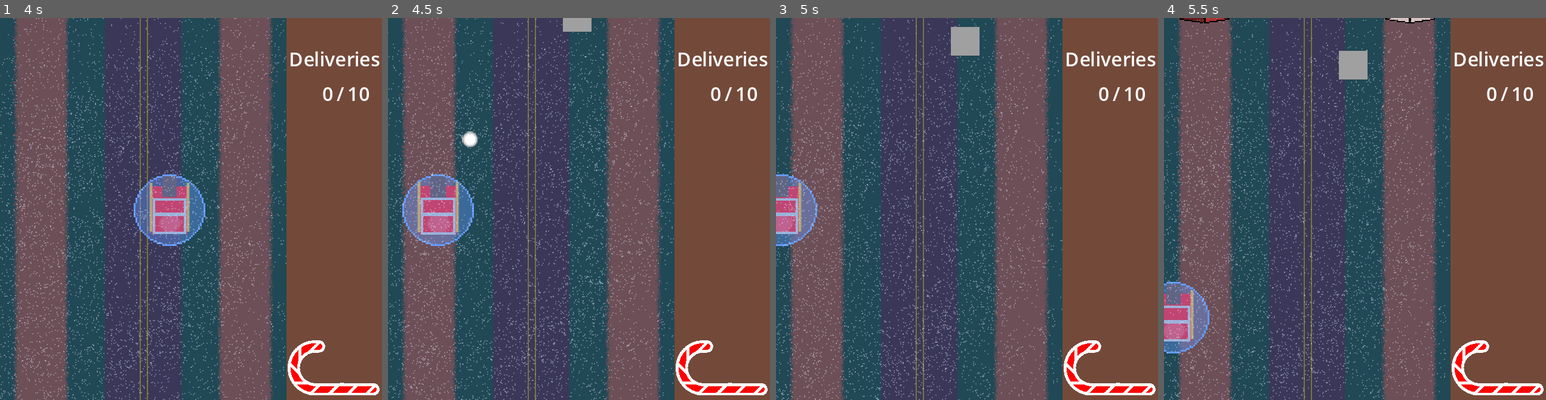
Above: before the commit, frames 1-4 (left to right).
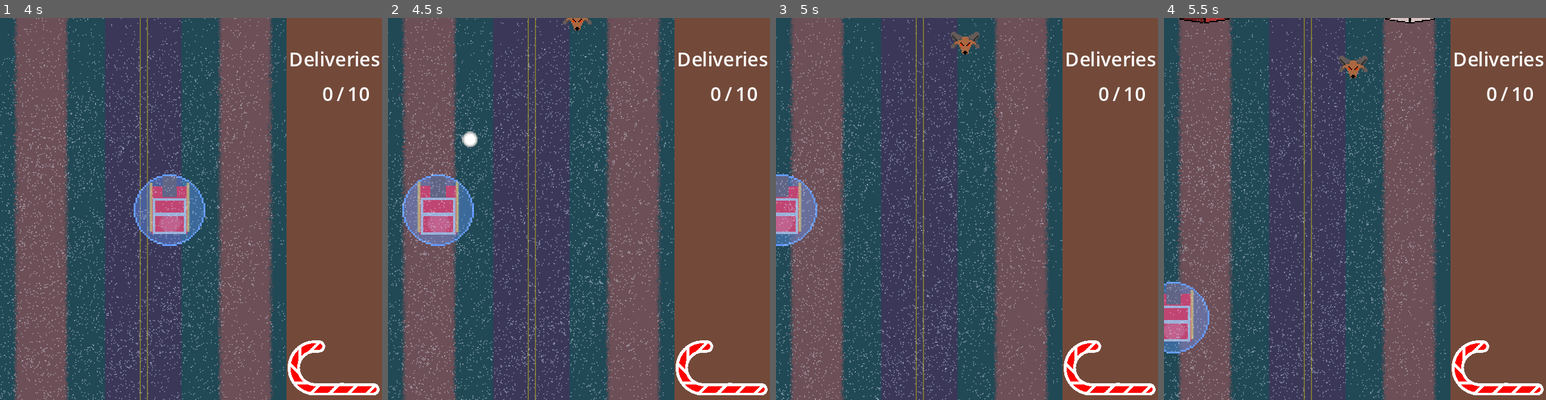
Above: after the commit, the same moments.

Repository: Zoidmania/gdex-2023-winter
Game: Godot game, scene res://stages/stage_north_america.tscn
The game is run twice, just before and just after one commit, with the same random seed, the same clock (stepped at 60 frames per second) and the same inputs. The engine's default icon, where the game draws it, is replaced by a stand-in: a white triangle on a blue panel in a dark square.
Inputs:
- Up to frame 1 (4 s): tap Enter at 0.5 s; hold Right (santa_move_right) 0.53-1.28 s; hold Shift (santa_land_or_take_off) 0.53-1.28 s; hold Down (santa_move_down) 1.28-2.03 s; tap Space (santa_shoot) at 1.35, 2.85 s; hold Right (santa_move_right) 2.03-2.78 s; hold Shift (santa_land_or_take_off) 2.03-2.78 s; hold Up (santa_move_up) 2.78-3.53 s; hold Left (santa_move_left) from 3.53 s (still down); hold Shift (santa_land_or_take_off) from 3.53 s (still down)
- Up to frame 2 (4.5 s): keep holding Left (santa_move_left); release Shift (santa_land_or_take_off) at 4.28 s; tap Space (santa_shoot) at 4.35 s
- Up to frame 3 (5 s): keep holding Left (santa_move_left)
- Up to frame 4 (5.5 s): release Left (santa_move_left) at 5.03 s; hold Down (santa_move_down) from 5.03 s (still down); hold Shift (santa_land_or_take_off) from 5.03 s (still down)

Frame 1 is identical in both runs. In frame 2, 0.3% of the frame differs, in the area x 45-54%, y 0-4%; in frame 3, 0.6%, in the area x 45-54%, y 2-10%; in frame 4, 0.6%.

Commit message:
add new enemey sprites

Diff:
--- a/src/components/scale_component.gd
+++ b/src/components/scale_component.gd
@@ -9,7 +9,7 @@
 ## @tutorial: https://www.youtube.com/playlist?list=PL9FzW-m48fn09w6j8NowI_pSBVcsb3V78
 
 
-@export var sprite: Sprite2D
+@export var sprite: Node2D
 @export var scale_amount = Vector2(1.5, 1.5)
 @export var scale_duration: = 0.4
 
--- a/src/enemies/black_goat.tscn
+++ b/src/enemies/black_goat.tscn
@@ -1,35 +1,59 @@
-[gd_scene load_steps=10 format=3 uid="uid://dxhp2tkvgacrk"]
+[gd_scene load_steps=13 format=3 uid="uid://dxhp2tkvgacrk"]
 
 [ext_resource type="PackedScene" uid="uid://b5j0erwnwdkwd" path="res://enemies/enemy.tscn" id="1_rl5lf"]
 [ext_resource type="Script" path="res://enemies/black_goat.gd" id="2_kn77k"]
-[ext_resource type="Texture2D" uid="uid://c4au4tc0qqgbm" path="res://assets/goat-proto/black.png" id="3_xfeca"]
+[ext_resource type="Texture2D" uid="uid://bc60djdcdlj3l" path="res://assets/enemies/elites/Black Elite_0002.png" id="3_fstqo"]
+[ext_resource type="Texture2D" uid="uid://dgbwkeau3v7q" path="res://assets/enemies/elites/Black Elite_0003.png" id="4_gi2uv"]
 [ext_resource type="Script" path="res://components/spawner_component.gd" id="4_i4siy"]
+[ext_resource type="Texture2D" uid="uid://bbl6yudd24itw" path="res://assets/enemies/elites/black-elite_0001.png" id="5_76itf"]
 [ext_resource type="PackedScene" uid="uid://doawf0diikjik" path="res://projectiles/black_goat_projectile.tscn" id="5_ghwbu"]
 [ext_resource type="Script" path="res://components/destroyed_component.gd" id="6_rd5yf"]
 [ext_resource type="PackedScene" uid="uid://boluir7wkgeg5" path="res://powerups/hot_chocolate.tscn" id="7_0uy4u"]
 
-[sub_resource type="CircleShape2D" id="CircleShape2D_soyl6"]
-radius = 18.0
+[sub_resource type="SpriteFrames" id="SpriteFrames_1ykqs"]
+animations = [{
+"frames": [{
+"duration": 1.0,
+"texture": ExtResource("3_fstqo")
+}, {
+"duration": 1.0,
+"texture": ExtResource("4_gi2uv")
+}, {
+"duration": 1.0,
+"texture": ExtResource("5_76itf")
+}],
+"loop": true,
+"name": &"default",
+"speed": 2.0
+}]
 
-[sub_resource type="RectangleShape2D" id="RectangleShape2D_ai06l"]
-size = Vector2(36, 37)
+[sub_resource type="CapsuleShape2D" id="CapsuleShape2D_m1l7s"]
+radius = 11.0
+
+[sub_resource type="CapsuleShape2D" id="CapsuleShape2D_v6jrb"]
+radius = 7.0
+height = 18.0
 
 [node name="BlackGoat" instance=ExtResource("1_rl5lf")]
 script = ExtResource("2_kn77k")
 
-[node name="Sprite2D" parent="." index="0"]
-texture = ExtResource("3_xfeca")
+[node name="AnimatedSprite2D" parent="." index="0"]
+sprite_frames = SubResource("SpriteFrames_1ykqs")
+autoplay = "default"
+frame_progress = 0.137793
 
 [node name="VisibleOnScreenNotifier2D" parent="." index="1"]
-position = Vector2(1.43051e-06, 0.500001)
-scale = Vector2(1.8, 1.85)
+position = Vector2(1.19209e-06, -1.19209e-07)
+scale = Vector2(1.6, 1.6)
 
 [node name="CollisionShape2D" type="CollisionShape2D" parent="HitboxComponent" index="0"]
-shape = SubResource("CircleShape2D_soyl6")
+position = Vector2(0, 3)
+rotation = 1.5708
+shape = SubResource("CapsuleShape2D_m1l7s")
 
 [node name="CollisionShape2D" type="CollisionShape2D" parent="HurtboxComponent" index="0"]
-position = Vector2(0, 0.5)
-shape = SubResource("RectangleShape2D_ai06l")
+position = Vector2(0, 5)
+shape = SubResource("CapsuleShape2D_v6jrb")
 debug_color = Color(0.92549, 0.196078, 0.478431, 0.419608)
 
 [node name="MoveComponent" parent="." index="6"]
@@ -51,7 +75,7 @@
 autostart = true
 
 [node name="Muzzle" type="Marker2D" parent="." index="14"]
-position = Vector2(0, 16)
+position = Vector2(0, 13)
 
 [node name="PowerSpawn" type="Node" parent="." index="15" node_paths=PackedStringArray("actor", "health_component", "destroy_effect_spawner_component")]
 script = ExtResource("6_rd5yf")
--- a/src/enemies/blue_goat.tscn
+++ b/src/enemies/blue_goat.tscn
@@ -1,31 +1,43 @@
-[gd_scene load_steps=6 format=3 uid="uid://dxa4os8bfci0x"]
+[gd_scene load_steps=7 format=3 uid="uid://dxa4os8bfci0x"]
 
 [ext_resource type="PackedScene" uid="uid://b5j0erwnwdkwd" path="res://enemies/enemy.tscn" id="1_fdyv6"]
 [ext_resource type="Script" path="res://enemies/blue_goat.gd" id="2_76axn"]
-[ext_resource type="Texture2D" uid="uid://cchjeeu8oeobk" path="res://assets/goat-proto/blue.png" id="2_bb8p6"]
+[ext_resource type="Texture2D" uid="uid://crkndv2ubmen1" path="res://assets/enemies/elites/Blue Elite_0001.png" id="3_wuve6"]
 
-[sub_resource type="CircleShape2D" id="CircleShape2D_0flyx"]
+[sub_resource type="SpriteFrames" id="SpriteFrames_chwov"]
+animations = [{
+"frames": [{
+"duration": 1.0,
+"texture": ExtResource("3_wuve6")
+}],
+"loop": true,
+"name": &"default",
+"speed": 2.0
+}]
+
+[sub_resource type="CapsuleShape2D" id="CapsuleShape2D_nl743"]
 radius = 12.0
 
-[sub_resource type="RectangleShape2D" id="RectangleShape2D_u3jba"]
-size = Vector2(24, 24)
+[sub_resource type="CapsuleShape2D" id="CapsuleShape2D_uhgjd"]
+radius = 7.0
+height = 22.0
 
 [node name="BlueGoat" instance=ExtResource("1_fdyv6")]
 script = ExtResource("2_76axn")
 
-[node name="Sprite2D" parent="." index="0"]
-texture = ExtResource("2_bb8p6")
+[node name="AnimatedSprite2D" parent="." index="0"]
+sprite_frames = SubResource("SpriteFrames_chwov")
+autoplay = "default"
 
 [node name="VisibleOnScreenNotifier2D" parent="." index="1"]
-position = Vector2(9.53674e-07, 9.53674e-07)
-scale = Vector2(1.2, 1.2)
+position = Vector2(2.38419e-07, 0.499999)
+scale = Vector2(1.5, 1.55)
 
 [node name="CollisionShape2D" type="CollisionShape2D" parent="HitboxComponent" index="0"]
-shape = SubResource("CircleShape2D_0flyx")
+rotation = 1.5708
+shape = SubResource("CapsuleShape2D_nl743")
 
 [node name="CollisionShape2D" type="CollisionShape2D" parent="HurtboxComponent" index="0"]
-shape = SubResource("RectangleShape2D_u3jba")
+position = Vector2(0, 1)
+shape = SubResource("CapsuleShape2D_uhgjd")
 debug_color = Color(0.952941, 0.0784314, 0.513726, 0.419608)
-
-[node name="StatsComponent" parent="." index="12"]
-health = 7
--- a/src/enemies/enemy.tscn
+++ b/src/enemies/enemy.tscn
@@ -1,9 +1,8 @@
-[gd_scene load_steps=15 format=3 uid="uid://b5j0erwnwdkwd"]
+[gd_scene load_steps=14 format=3 uid="uid://b5j0erwnwdkwd"]
 
 [ext_resource type="Script" path="res://enemies/enemy.gd" id="1_0aqhb"]
 [ext_resource type="Script" path="res://components/hitbox_component.gd" id="1_jqks7"]
 [ext_resource type="Script" path="res://components/hurtbox_component.gd" id="2_butr8"]
-[ext_resource type="Texture2D" uid="uid://tnet4wqa3bwx" path="res://icon.svg" id="2_xi7h8"]
 [ext_resource type="Script" path="res://components/destroyed_component.gd" id="4_6hkh1"]
 [ext_resource type="Script" path="res://components/flash_component.gd" id="5_204rd"]
 [ext_resource type="Script" path="res://components/move_component.gd" id="6_ls6r2"]
@@ -18,8 +17,7 @@
 [node name="Enemy" type="Node2D" groups=["mobs"]]
 script = ExtResource("1_0aqhb")
 
-[node name="Sprite2D" type="Sprite2D" parent="."]
-texture = ExtResource("2_xi7h8")
+[node name="AnimatedSprite2D" type="AnimatedSprite2D" parent="."]
 
 [node name="VisibleOnScreenNotifier2D" type="VisibleOnScreenNotifier2D" parent="."]
 
@@ -43,7 +41,7 @@
 
 [node name="HurtFlashComponent" type="Node" parent="." node_paths=PackedStringArray("sprite")]
 script = ExtResource("5_204rd")
-sprite = NodePath("../Sprite2D")
+sprite = NodePath("../AnimatedSprite2D")
 flash_duration = 0.1
 
 [node name="MoveComponent" type="Node" parent="." node_paths=PackedStringArray("actor")]
@@ -52,7 +50,7 @@
 
 [node name="ScaleComponent" type="Node" parent="." node_paths=PackedStringArray("sprite")]
 script = ExtResource("7_ne6op")
-sprite = NodePath("../Sprite2D")
+sprite = NodePath("../AnimatedSprite2D")
 
 [node name="ScoreComponent" type="Node" parent="."]
 script = ExtResource("8_k3tsv")
@@ -60,7 +58,7 @@
 
 [node name="ShakeComponent" type="Node" parent="." node_paths=PackedStringArray("node")]
 script = ExtResource("9_bkvpd")
-node = NodePath("../Sprite2D")
+node = NodePath("../AnimatedSprite2D")
 
 [node name="DestroyedSpawnerComponent" type="Node2D" parent="."]
 script = ExtResource("10_cklcf")
--- a/src/enemies/green_goat.tscn
+++ b/src/enemies/green_goat.tscn
@@ -1,28 +1,48 @@
-[gd_scene load_steps=6 format=3 uid="uid://cp4wi4mcjqf17"]
+[gd_scene load_steps=8 format=3 uid="uid://cp4wi4mcjqf17"]
 
 [ext_resource type="PackedScene" uid="uid://b5j0erwnwdkwd" path="res://enemies/enemy.tscn" id="1_mxpgr"]
-[ext_resource type="Texture2D" uid="uid://dhgyy2153sayg" path="res://assets/goat-proto/green.png" id="2_3gjps"]
 [ext_resource type="Script" path="res://enemies/green_goat.gd" id="2_x3y4g"]
+[ext_resource type="Texture2D" uid="uid://bqha7hd8e2i86" path="res://assets/enemies/elites/Green Elite_0001.png" id="3_ls6j7"]
+[ext_resource type="Texture2D" uid="uid://bu0yradkht1gx" path="res://assets/enemies/elites/Green Elite_0002.png" id="4_1v2v4"]
 
-[sub_resource type="CircleShape2D" id="CircleShape2D_55eco"]
-radius = 12.1655
+[sub_resource type="SpriteFrames" id="SpriteFrames_pi503"]
+animations = [{
+"frames": [{
+"duration": 1.0,
+"texture": ExtResource("3_ls6j7")
+}, {
+"duration": 1.0,
+"texture": ExtResource("4_1v2v4")
+}],
+"loop": true,
+"name": &"default",
+"speed": 2.0
+}]
 
-[sub_resource type="RectangleShape2D" id="RectangleShape2D_frijb"]
-size = Vector2(24, 24)
+[sub_resource type="CapsuleShape2D" id="CapsuleShape2D_3q7hj"]
+
+[sub_resource type="CapsuleShape2D" id="CapsuleShape2D_pcd13"]
+radius = 7.0
+height = 18.0
 
 [node name="GreenGoat" instance=ExtResource("1_mxpgr")]
 script = ExtResource("2_x3y4g")
 
-[node name="Sprite2D" parent="." index="0"]
-texture = ExtResource("2_3gjps")
+[node name="AnimatedSprite2D" parent="." index="0"]
+sprite_frames = SubResource("SpriteFrames_pi503")
+autoplay = "default"
+frame_progress = 0.296898
 
 [node name="VisibleOnScreenNotifier2D" parent="." index="1"]
-position = Vector2(9.53674e-07, 9.53674e-07)
-scale = Vector2(1.2, 1.2)
+position = Vector2(4.76837e-07, 0.5)
+scale = Vector2(1.5, 1.45)
 
 [node name="CollisionShape2D" type="CollisionShape2D" parent="HitboxComponent" index="0"]
-shape = SubResource("CircleShape2D_55eco")
+position = Vector2(0, 4)
+rotation = 1.5708
+shape = SubResource("CapsuleShape2D_3q7hj")
 
 [node name="CollisionShape2D" type="CollisionShape2D" parent="HurtboxComponent" index="0"]
-shape = SubResource("RectangleShape2D_frijb")
+position = Vector2(0, 5)
+shape = SubResource("CapsuleShape2D_pcd13")
 debug_color = Color(0.933333, 0.176471, 0.482353, 0.419608)
--- a/src/enemies/grey_goat.tscn
+++ b/src/enemies/grey_goat.tscn
@@ -1,30 +1,46 @@
-[gd_scene load_steps=6 format=3 uid="uid://y0utk1nx72vy"]
+[gd_scene load_steps=7 format=3 uid="uid://y0utk1nx72vy"]
 
 [ext_resource type="PackedScene" uid="uid://b5j0erwnwdkwd" path="res://enemies/enemy.tscn" id="1_ep3g3"]
 [ext_resource type="Script" path="res://enemies/grey_goat.gd" id="2_5ff6s"]
-[ext_resource type="Texture2D" uid="uid://buiu8vvlh228g" path="res://assets/goat-proto/grey.png" id="3_o2mxf"]
+[ext_resource type="Texture2D" uid="uid://cwvwptd62itew" path="res://assets/enemies/basic-enemy.png" id="3_hoaw4"]
 
-[sub_resource type="CircleShape2D" id="CircleShape2D_efn7n"]
-radius = 12.0416
+[sub_resource type="SpriteFrames" id="SpriteFrames_hargr"]
+animations = [{
+"frames": [{
+"duration": 1.0,
+"texture": ExtResource("3_hoaw4")
+}],
+"loop": true,
+"name": &"default",
+"speed": 5.0
+}]
 
-[sub_resource type="RectangleShape2D" id="RectangleShape2D_we7jl"]
-size = Vector2(24, 24)
+[sub_resource type="CapsuleShape2D" id="CapsuleShape2D_1xt3o"]
+height = 26.0
+
+[sub_resource type="CapsuleShape2D" id="CapsuleShape2D_yyl13"]
+radius = 6.0
+height = 16.0
 
 [node name="GreyGoat" instance=ExtResource("1_ep3g3")]
 script = ExtResource("2_5ff6s")
 
-[node name="Sprite2D" parent="." index="0"]
-texture = ExtResource("3_o2mxf")
+[node name="AnimatedSprite2D" parent="." index="0"]
+sprite_frames = SubResource("SpriteFrames_hargr")
+autoplay = "default"
 
 [node name="VisibleOnScreenNotifier2D" parent="." index="1"]
-position = Vector2(-9.53674e-07, -9.53674e-07)
-scale = Vector2(1.2, 1.2)
+position = Vector2(-9.53674e-07, 1.5)
+scale = Vector2(1.2, 0.95)
 
 [node name="CollisionShape2D" type="CollisionShape2D" parent="HitboxComponent" index="0"]
-shape = SubResource("CircleShape2D_efn7n")
+position = Vector2(0, 1)
+rotation = 1.5708
+shape = SubResource("CapsuleShape2D_1xt3o")
 
 [node name="CollisionShape2D" type="CollisionShape2D" parent="HurtboxComponent" index="0"]
-shape = SubResource("RectangleShape2D_we7jl")
+position = Vector2(0, 3)
+shape = SubResource("CapsuleShape2D_yyl13")
 debug_color = Color(0.937255, 0.129412, 0.537255, 0.419608)
 
 [node name="MoveComponent" parent="." index="6"]
--- a/src/enemies/purple_goat.tscn
+++ b/src/enemies/purple_goat.tscn
@@ -1,29 +1,50 @@
-[gd_scene load_steps=6 format=3 uid="uid://d26b4s56dbe67"]
+[gd_scene load_steps=8 format=3 uid="uid://d26b4s56dbe67"]
 
 [ext_resource type="PackedScene" uid="uid://b5j0erwnwdkwd" path="res://enemies/enemy.tscn" id="1_die8d"]
 [ext_resource type="Script" path="res://enemies/purple_goat.gd" id="2_00ano"]
-[ext_resource type="Texture2D" uid="uid://d1fhjbj01e62t" path="res://assets/goat-proto/purple.png" id="3_1c0x5"]
+[ext_resource type="Texture2D" uid="uid://ds41dn44r3wco" path="res://assets/enemies/elites/Purple Elite_0001.png" id="3_h0176"]
+[ext_resource type="Texture2D" uid="uid://3q6k7qhusaqu" path="res://assets/enemies/elites/Purple Elite_0002.png" id="4_mv3g4"]
 
-[sub_resource type="CircleShape2D" id="CircleShape2D_t10bl"]
-radius = 12.0
+[sub_resource type="SpriteFrames" id="SpriteFrames_a8ffa"]
+animations = [{
+"frames": [{
+"duration": 1.0,
+"texture": ExtResource("3_h0176")
+}, {
+"duration": 1.0,
+"texture": ExtResource("4_mv3g4")
+}],
+"loop": true,
+"name": &"default",
+"speed": 2.0
+}]
 
-[sub_resource type="RectangleShape2D" id="RectangleShape2D_of1yw"]
-size = Vector2(24, 24)
+[sub_resource type="CapsuleShape2D" id="CapsuleShape2D_tg35e"]
+radius = 9.0
+
+[sub_resource type="CapsuleShape2D" id="CapsuleShape2D_bjljg"]
+radius = 5.0
+height = 18.0
 
 [node name="PurpleGoat" instance=ExtResource("1_die8d")]
 script = ExtResource("2_00ano")
 
-[node name="Sprite2D" parent="." index="0"]
-texture = ExtResource("3_1c0x5")
+[node name="AnimatedSprite2D" parent="." index="0"]
+sprite_frames = SubResource("SpriteFrames_a8ffa")
+autoplay = "default"
+frame_progress = 0.710434
 
 [node name="VisibleOnScreenNotifier2D" parent="." index="1"]
-position = Vector2(-9.53674e-07, -9.53674e-07)
-scale = Vector2(1.2, 1.2)
+position = Vector2(-2.38419e-07, 2.38419e-07)
+scale = Vector2(1.6, 1.6)
 
 [node name="CollisionShape2D" type="CollisionShape2D" parent="HitboxComponent" index="0"]
 light_mask = 33
-shape = SubResource("CircleShape2D_t10bl")
+position = Vector2(0, 4)
+rotation = 1.5708
+shape = SubResource("CapsuleShape2D_tg35e")
 
 [node name="CollisionShape2D" type="CollisionShape2D" parent="HurtboxComponent" index="0"]
-shape = SubResource("RectangleShape2D_of1yw")
+position = Vector2(0, 4)
+shape = SubResource("CapsuleShape2D_bjljg")
 debug_color = Color(0.945098, 0.0901961, 0.533333, 0.419608)
--- a/src/enemies/red_goat.tscn
+++ b/src/enemies/red_goat.tscn
@@ -1,28 +1,53 @@
-[gd_scene load_steps=6 format=3 uid="uid://vsowsrc06r1n"]
+[gd_scene load_steps=9 format=3 uid="uid://vsowsrc06r1n"]
 
 [ext_resource type="PackedScene" uid="uid://b5j0erwnwdkwd" path="res://enemies/enemy.tscn" id="1_ihi6f"]
 [ext_resource type="Script" path="res://enemies/red_goat.gd" id="2_248rr"]
-[ext_resource type="Texture2D" uid="uid://d1cdxhwchvmxe" path="res://assets/goat-proto/red.png" id="3_c32gt"]
+[ext_resource type="Texture2D" uid="uid://bgaga6kp02yco" path="res://assets/enemies/elites/Red Elite_0001.png" id="3_ven6g"]
+[ext_resource type="Texture2D" uid="uid://chyfvqgkcnqnp" path="res://assets/enemies/elites/Red Elite_0002.png" id="4_djgvh"]
+[ext_resource type="Texture2D" uid="uid://b20mymokcylip" path="res://assets/enemies/elites/Red Elite_0003.png" id="5_ajuyo"]
 
-[sub_resource type="CircleShape2D" id="CircleShape2D_b7mgx"]
-radius = 12.0
+[sub_resource type="SpriteFrames" id="SpriteFrames_ei426"]
+animations = [{
+"frames": [{
+"duration": 1.0,
+"texture": ExtResource("3_ven6g")
+}, {
+"duration": 1.0,
+"texture": ExtResource("4_djgvh")
+}, {
+"duration": 1.0,
+"texture": ExtResource("5_ajuyo")
+}],
+"loop": true,
+"name": &"default",
+"speed": 2.0
+}]
 
-[sub_resource type="RectangleShape2D" id="RectangleShape2D_rjax2"]
-size = Vector2(24, 24)
+[sub_resource type="CapsuleShape2D" id="CapsuleShape2D_c56rl"]
+
+[sub_resource type="CapsuleShape2D" id="CapsuleShape2D_ihs7f"]
+radius = 6.0
+height = 18.0
 
 [node name="RedGoat" instance=ExtResource("1_ihi6f")]
 script = ExtResource("2_248rr")
 
-[node name="Sprite2D" parent="." index="0"]
-texture = ExtResource("3_c32gt")
+[node name="AnimatedSprite2D" parent="." index="0"]
+sprite_frames = SubResource("SpriteFrames_ei426")
+autoplay = "default"
+frame_progress = 0.723324
 
 [node name="VisibleOnScreenNotifier2D" parent="." index="1"]
-position = Vector2(-9.53674e-07, -9.53674e-07)
-scale = Vector2(1.2, 1.2)
+visible = false
+position = Vector2(3.57628e-07, 0)
+scale = Vector2(1.6, 1.6)
 
 [node name="CollisionShape2D" type="CollisionShape2D" parent="HitboxComponent" index="0"]
-shape = SubResource("CircleShape2D_b7mgx")
+position = Vector2(0, 3)
+rotation = 1.5708
+shape = SubResource("CapsuleShape2D_c56rl")
 
 [node name="CollisionShape2D" type="CollisionShape2D" parent="HurtboxComponent" index="0"]
-shape = SubResource("RectangleShape2D_rjax2")
+position = Vector2(0, 4)
+shape = SubResource("CapsuleShape2D_ihs7f")
 debug_color = Color(0.960784, 0, 0.521569, 0.419608)
--- a/src/enemies/white_goat.tscn
+++ b/src/enemies/white_goat.tscn
@@ -1,28 +1,49 @@
-[gd_scene load_steps=6 format=3 uid="uid://djveeg6dft4nr"]
+[gd_scene load_steps=8 format=3 uid="uid://djveeg6dft4nr"]
 
 [ext_resource type="PackedScene" uid="uid://b5j0erwnwdkwd" path="res://enemies/enemy.tscn" id="1_px8h7"]
 [ext_resource type="Script" path="res://enemies/white_goat.gd" id="2_qdfma"]
-[ext_resource type="Texture2D" uid="uid://j6r87u4mpi4d" path="res://assets/goat-proto/white.png" id="2_suvcx"]
+[ext_resource type="Texture2D" uid="uid://bhje6rvvdl5r8" path="res://assets/enemies/elites/White Elite_0001.png" id="3_3bfgq"]
+[ext_resource type="Texture2D" uid="uid://dkrtv2hemsptm" path="res://assets/enemies/elites/White Elite_0002.png" id="4_d1tdj"]
 
-[sub_resource type="CircleShape2D" id="CircleShape2D_50g1u"]
-radius = 12.0
+[sub_resource type="SpriteFrames" id="SpriteFrames_1uk6p"]
+animations = [{
+"frames": [{
+"duration": 1.0,
+"texture": ExtResource("3_3bfgq")
+}, {
+"duration": 1.0,
+"texture": ExtResource("4_d1tdj")
+}],
+"loop": true,
+"name": &"default",
+"speed": 2.0
+}]
 
-[sub_resource type="RectangleShape2D" id="RectangleShape2D_v1d77"]
-size = Vector2(24, 24)
+[sub_resource type="CapsuleShape2D" id="CapsuleShape2D_d865h"]
+radius = 11.0
+
+[sub_resource type="CapsuleShape2D" id="CapsuleShape2D_5bs28"]
+radius = 8.0
+height = 22.0
 
 [node name="WhiteGoat" instance=ExtResource("1_px8h7")]
 script = ExtResource("2_qdfma")
 
-[node name="Sprite2D" parent="." index="0"]
-texture = ExtResource("2_suvcx")
+[node name="AnimatedSprite2D" parent="." index="0"]
+sprite_frames = SubResource("SpriteFrames_1uk6p")
+autoplay = "default"
+frame_progress = 0.0469852
 
 [node name="VisibleOnScreenNotifier2D" parent="." index="1"]
-position = Vector2(-9.53674e-07, -4.76837e-07)
-scale = Vector2(1.2, 1.2)
+position = Vector2(-3.57628e-07, 1)
+scale = Vector2(1.5, 1.5)
 
 [node name="CollisionShape2D" type="CollisionShape2D" parent="HitboxComponent" index="0"]
-shape = SubResource("CircleShape2D_50g1u")
+position = Vector2(0, 4)
+rotation = 1.5708
+shape = SubResource("CapsuleShape2D_d865h")
 
 [node name="CollisionShape2D" type="CollisionShape2D" parent="HurtboxComponent" index="0"]
-shape = SubResource("RectangleShape2D_v1d77")
+position = Vector2(0, 4)
+shape = SubResource("CapsuleShape2D_5bs28")
 debug_color = Color(0.929412, 0.196078, 0.470588, 0.419608)
--- a/src/enemies/yellow_goat.tscn
+++ b/src/enemies/yellow_goat.tscn
@@ -1,31 +1,53 @@
-[gd_scene load_steps=6 format=3 uid="uid://7nysilhpvktm"]
+[gd_scene load_steps=9 format=3 uid="uid://7nysilhpvktm"]
 
 [ext_resource type="PackedScene" uid="uid://b5j0erwnwdkwd" path="res://enemies/enemy.tscn" id="1_y31yr"]
-[ext_resource type="Texture2D" uid="uid://dnlepjgm5h04q" path="res://assets/goat-proto/yellow.png" id="2_ayh1o"]
 [ext_resource type="Script" path="res://enemies/yellow_goat.gd" id="2_kwgp4"]
+[ext_resource type="Texture2D" uid="uid://bgr0bsh2ldk0x" path="res://assets/enemies/elites/Yellow Elite_0001.png" id="3_cf7m2"]
+[ext_resource type="Texture2D" uid="uid://d21xja0s0iemq" path="res://assets/enemies/elites/Yellow Elite_0002.png" id="4_h7k4o"]
+[ext_resource type="Texture2D" uid="uid://c56smk258n2k8" path="res://assets/enemies/elites/Yellow Elite_0003.png" id="5_hof82"]
 
-[sub_resource type="CircleShape2D" id="CircleShape2D_o5cgq"]
-radius = 12.0416
+[sub_resource type="SpriteFrames" id="SpriteFrames_8fnab"]
+animations = [{
+"frames": [{
+"duration": 1.0,
+"texture": ExtResource("3_cf7m2")
+}, {
+"duration": 1.0,
+"texture": ExtResource("4_h7k4o")
+}, {
+"duration": 1.0,
+"texture": ExtResource("5_hof82")
+}],
+"loop": true,
+"name": &"default",
+"speed": 2.0
+}]
 
-[sub_resource type="RectangleShape2D" id="RectangleShape2D_ksww4"]
-size = Vector2(24, 24)
+[sub_resource type="CapsuleShape2D" id="CapsuleShape2D_m4vhi"]
+radius = 11.0
+
+[sub_resource type="CapsuleShape2D" id="CapsuleShape2D_72lah"]
+radius = 8.0
+height = 22.0
 
 [node name="YellowGoat" instance=ExtResource("1_y31yr")]
 script = ExtResource("2_kwgp4")
 
-[node name="Sprite2D" parent="." index="0"]
-texture = ExtResource("2_ayh1o")
+[node name="AnimatedSprite2D" parent="." index="0"]
+sprite_frames = SubResource("SpriteFrames_8fnab")
+autoplay = "default"
+frame_progress = 0.747832
 
 [node name="VisibleOnScreenNotifier2D" parent="." index="1"]
 position = Vector2(9.53674e-07, 9.53674e-07)
 scale = Vector2(1.2, 1.2)
 
 [node name="CollisionShape2D" type="CollisionShape2D" parent="HitboxComponent" index="0"]
-shape = SubResource("CircleShape2D_o5cgq")
+position = Vector2(0, 3)
+rotation = 1.5708
+shape = SubResource("CapsuleShape2D_m4vhi")
 
 [node name="CollisionShape2D" type="CollisionShape2D" parent="HurtboxComponent" index="0"]
-shape = SubResource("RectangleShape2D_ksww4")
+position = Vector2(0, 3)
+shape = SubResource("CapsuleShape2D_72lah")
 debug_color = Color(0.960784, 0, 0.517647, 0.419608)
-
-[node name="StatsComponent" parent="." index="12"]
-health = 4
